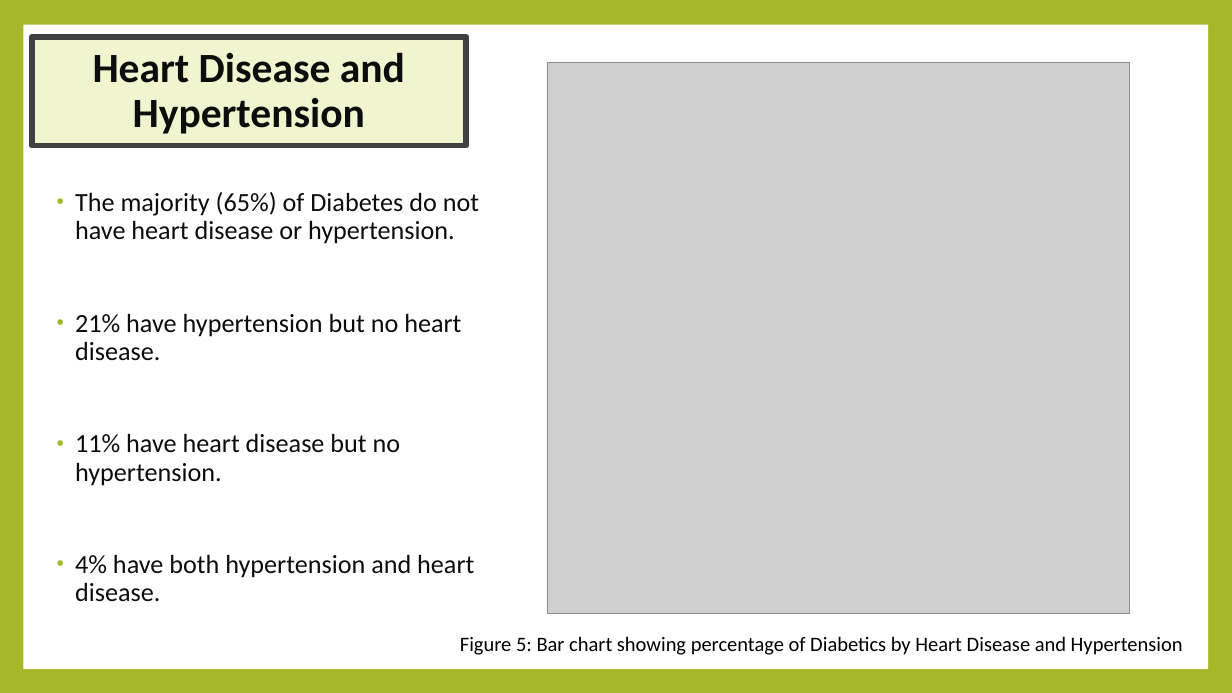
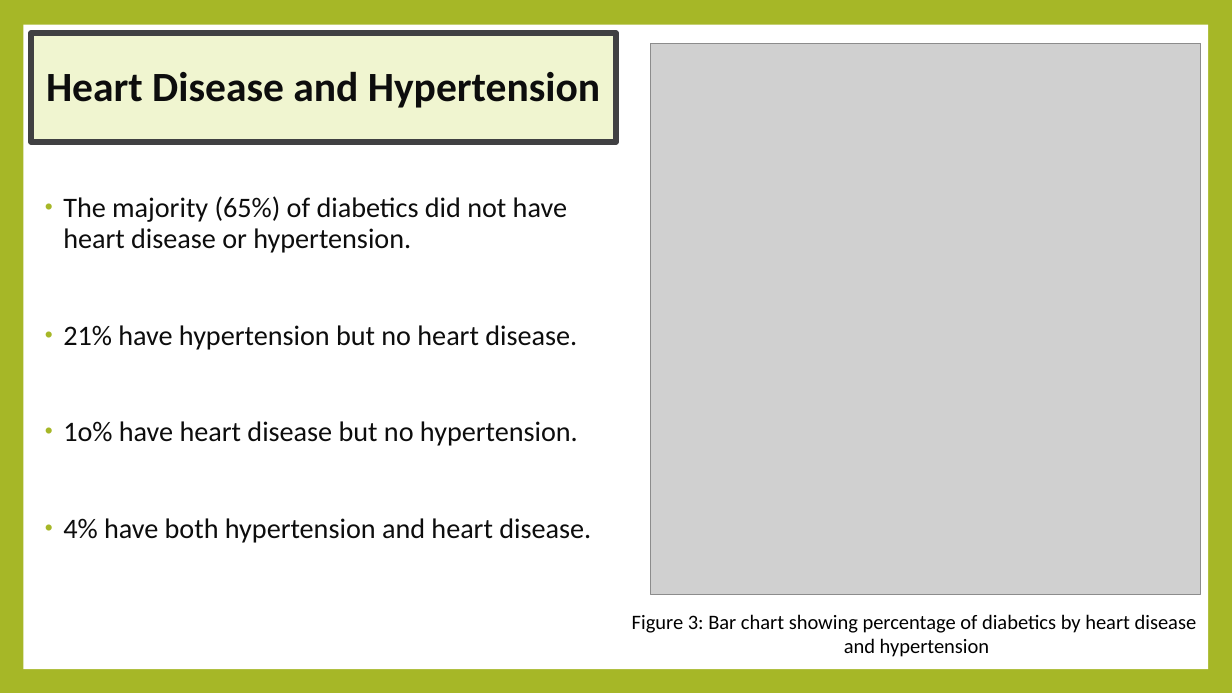
Before and after one commit to K01t0N/project-1, a slide deck: slide 9 of Exploring Potential Contributing Factors to Diabetes.pptx (slide 10 before the commit). Drawn at 1232x693 pixels with LibreOffice and Linux fonts; fonts in the diff are those of the drawing; grey boxes stand for pictures. Boxes give left, top, right and bottom in pixels: in the first picture for what was removed or moved away, otherwise in the second. Text is boxed around its words. In the diff, an @@ line names an element or a change of style, - is before the commit and + after.

```diff
--- a/Exploring Potential Contributing Factors to Diabetes.pptx
+++ b/Exploring Potential Contributing Factors to Diabetes.pptx
@@ title "Heart Disease and Hypertension": place and size @@
-title "Heart Disease and Hypertension" at [31,37,466,146]
+title "Heart Disease and Hypertension" at [31,33,616,142]
@@ picture: place and size @@
-picture at [547,63,1130,614]
+picture at [651,43,1201,594]
@@ text "The majority (65%) of diabetics ...": place and size @@
-text "The majority (65%) of diabetics ..." at [75,192,479,602]
+text "The majority (65%) of diabetics ..." at [63,196,591,543]
@@ text at [63,196,567,253]: text changed; size 20.4 to 22 pt @@
-• The majority (65%) of Diabetes do not have heart disease or hypertension.
+• The majority (65%) of diabetics did not have heart disease or hypertension.
@@ text at [63,325,591,543]: size 20.4 to 22 pt in "21% have hypertension but no heart disease.", "4% have both hypertension and heart disease." @@
@@ text at [63,421,578,446]: text changed; size 20.4 to 22 pt @@
-• 11% have heart disease but no hypertension.
+• 1o% have heart disease but no hypertension.
@@ text at [632,614,1197,657]: text changed @@
-Figure 5: Bar chart showing percentage of Diabetics by Heart Disease and Hypertension
+Figure 3: Bar chart showing percentage of diabetics by heart disease
+and hypertension
```
Also in this commit, not shown: 11 other slides changed, 2 slides removed.
